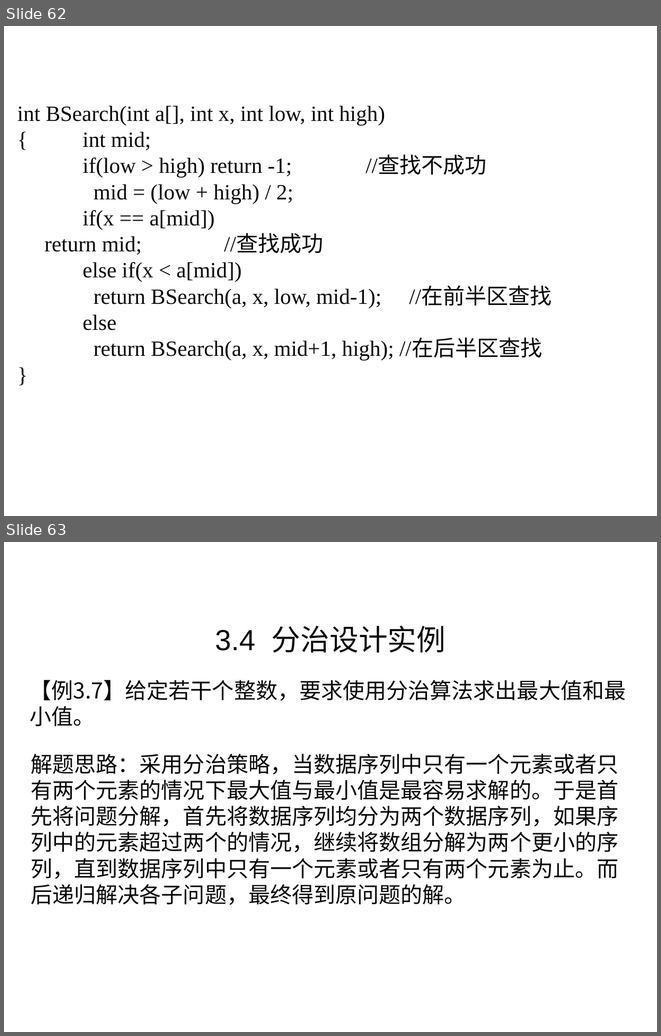
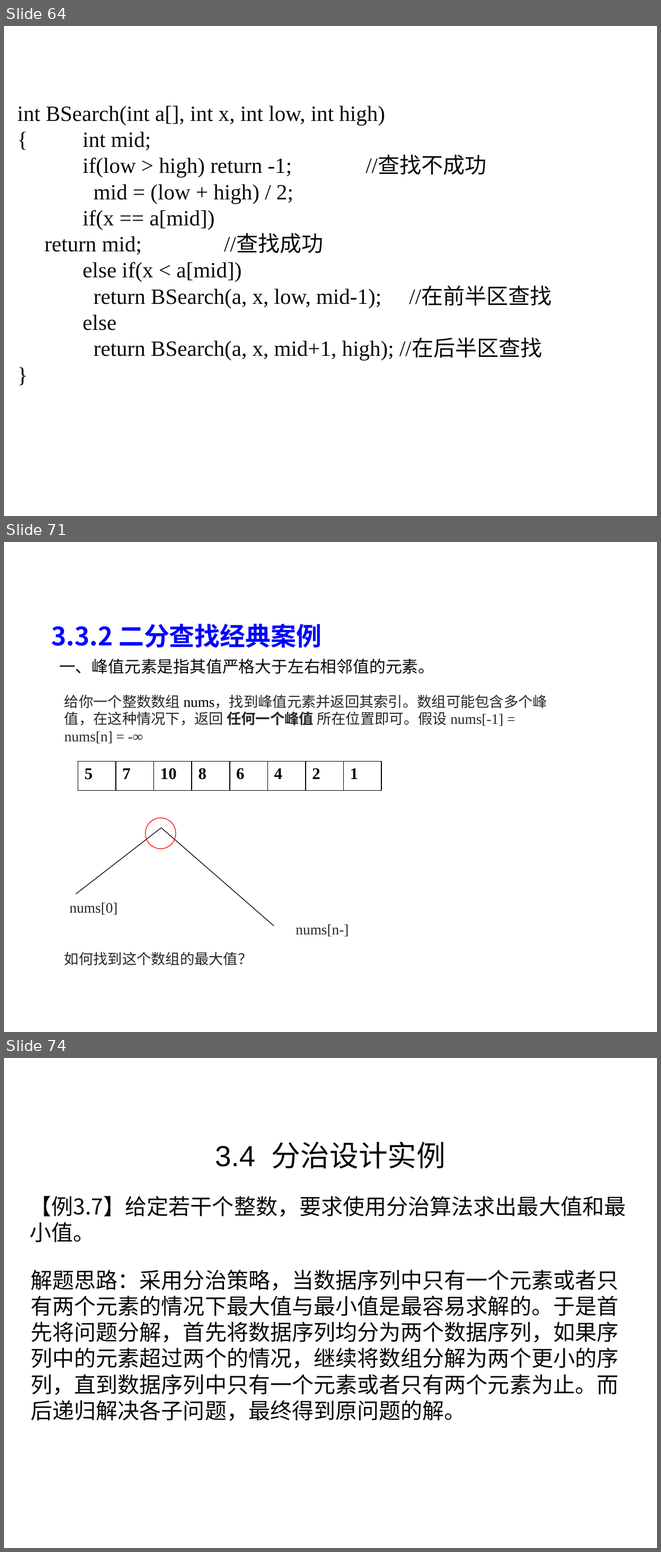
Before and after one commit to liutongling/DP, a slide deck: file/第3章 分治法计.pptx. Shown one above the other, each under a label of ours: slides 62 and 63 before the commit, slides 64, 71 and 74 after it; the slides between them are not shown. The pictures are 661x1036 and 661x1552 pixels, drawn with LibreOffice and Linux fonts; fonts in the diff are those of the drawing; background and template pictures are left out. Boxes give left, top, right and bottom in pixels: in the first picture for what was removed or moved away, otherwise in the second. Text is boxed around its words. In the diff, an @@ line names an element or a change of style, - is before the commit and + after.

```diff
--- a/file/第3章 分治法计.pptx
+++ b/file/第3章 分治法计.pptx
@@ slide 71 added at (x1=4, y1=542, x2=657, y2=1032), background #FFFFFF @@
@@ text added at (x1=52, y1=624, x2=321, y2=648), 28 pt, text #0000FF, bold @@
+3.3.2 二分查找经典案例
@@ text added at (x1=59, y1=659, x2=434, y2=674), 18 pt, text #080808 @@
+一、峰值元素是指其值严格大于左右相邻值的元素。
@@ text added at (x1=64, y1=695, x2=548, y2=743), 16 pt, text #262626 @@
+给你一个整数数组 nums，找到峰值元素并返回其索引。数组可能包含多个峰值，在这种情况下，返回 任何一个峰值 所在位置即可。假设 nums[-1] = nums[n] = -∞
@@ table added at (x1=78, y1=761, x2=381, y2=791), 1 rows, 8 columns @@
+5 | 7 | 10 | 8 | 6 | 4 | 2 | 1
@@ ellipse added at (x1=146, y1=818, x2=176, y2=848), outline #FF0000 0.75 pt @@
@@ line added from (161, 827) to (274, 926), #000000 0.75 pt @@
@@ line added from (76, 894) to (161, 828), #000000 0.75 pt @@
@@ text added at (x1=70, y1=902, x2=118, y2=915), 16 pt, text #262626 @@
+nums[0]
@@ text added at (x1=296, y1=924, x2=348, y2=936), 16 pt, text #262626 @@
+nums[n-]
@@ text added at (x1=64, y1=952, x2=253, y2=965), 16 pt, text #262626 @@
+如何找到这个数组的最大值？
@@ what was slide 62 is now slide 64 @@
@@ what was slide 63 is now slide 74 @@
```
Also in this commit, not shown: 1 slide changed, 10 other slides added, 3 other files.
